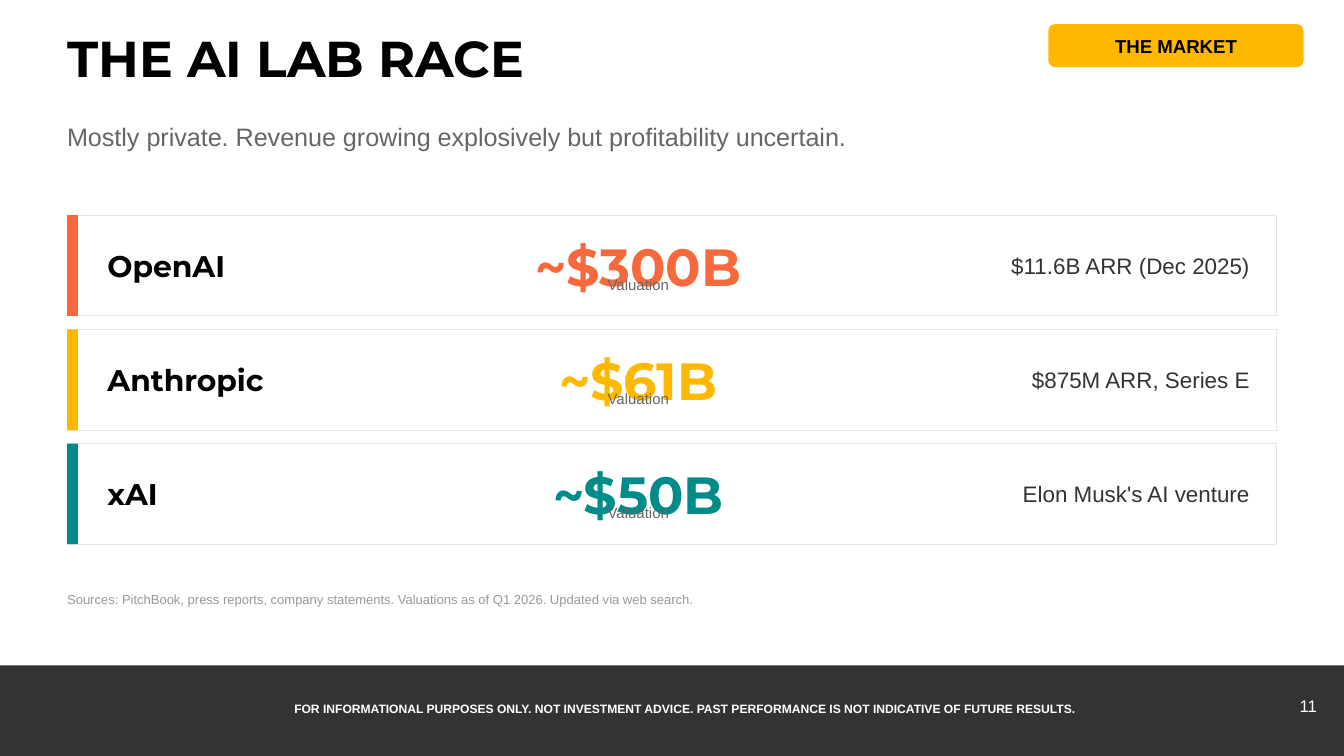
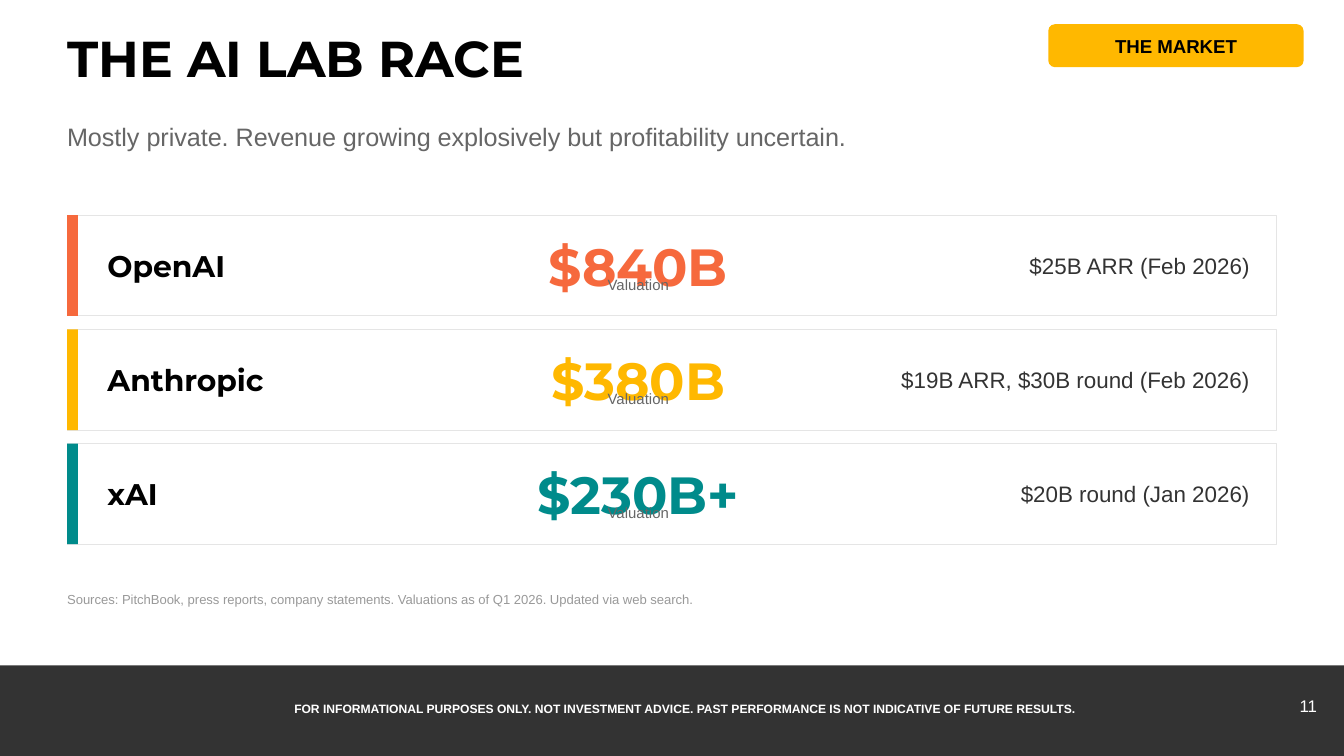
Before and after one commit to samuelcmcclellan-cell/ai-markets-march-2026, a slide deck: slide 11 of AI-Markets-March-2026.pptx. Drawn at 1344x756 pixels with LibreOffice and Linux fonts; fonts in the diff are those of the drawing. Boxes give left, top, right and bottom in pixels: in the first picture for what was removed or moved away, otherwise in the second. Text is boxed around its words. In the diff, an @@ line names an element or a change of style, - is before the commit and + after.

```diff
--- a/AI-Markets-March-2026.pptx
+++ b/AI-Markets-March-2026.pptx
@@ text at (x1=549, y1=243, x2=728, y2=293): text changed @@
-~$300B
+$840B
@@ text at (x1=1029, y1=257, x2=1249, y2=279): text changed @@
-$11.6B ARR (Dec 2025)
+$25B ARR (Feb 2026)
@@ text at (x1=551, y1=357, x2=725, y2=407): text changed @@
-~$61B
+$380B
@@ text at (x1=901, y1=371, x2=1249, y2=393): text changed @@
-$875M ARR, Series E
+$19B ARR, $30B round (Feb 2026)
@@ text at (x1=538, y1=471, x2=740, y2=521): text changed @@
-~$50B
+$230B+
@@ text at (x1=1021, y1=485, x2=1249, y2=507): text changed @@
-Elon Musk's AI venture
+$20B round (Jan 2026)
```
Also in this commit, not shown: 6 other slides changed, 8 other files.
